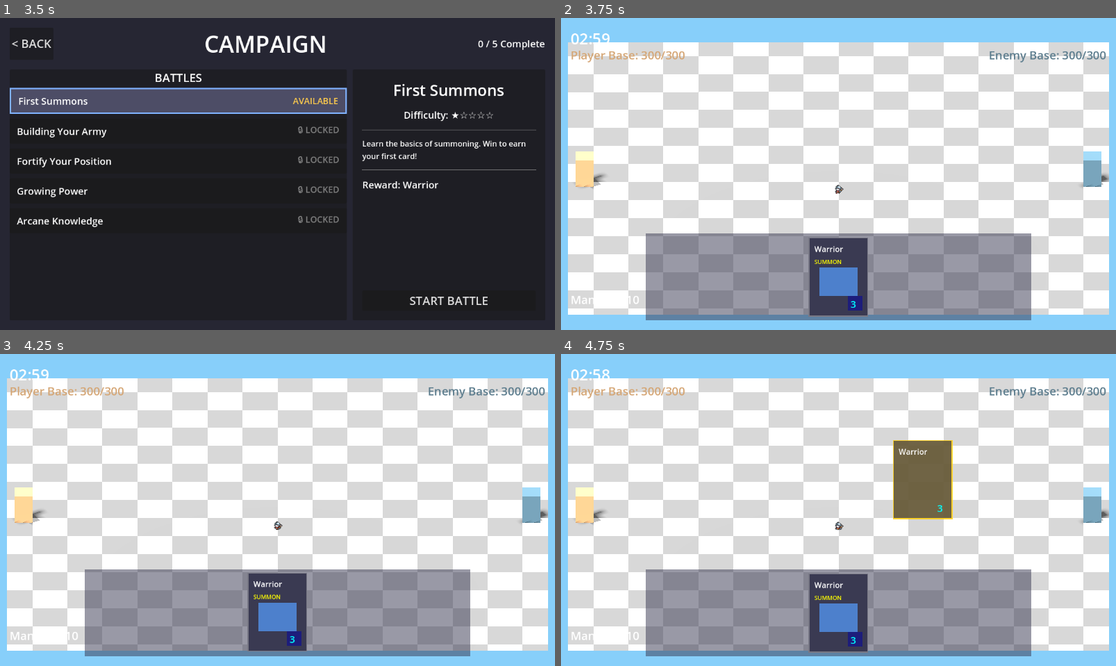
Above: before the commit, frames 1-4 (two rows, left to right).
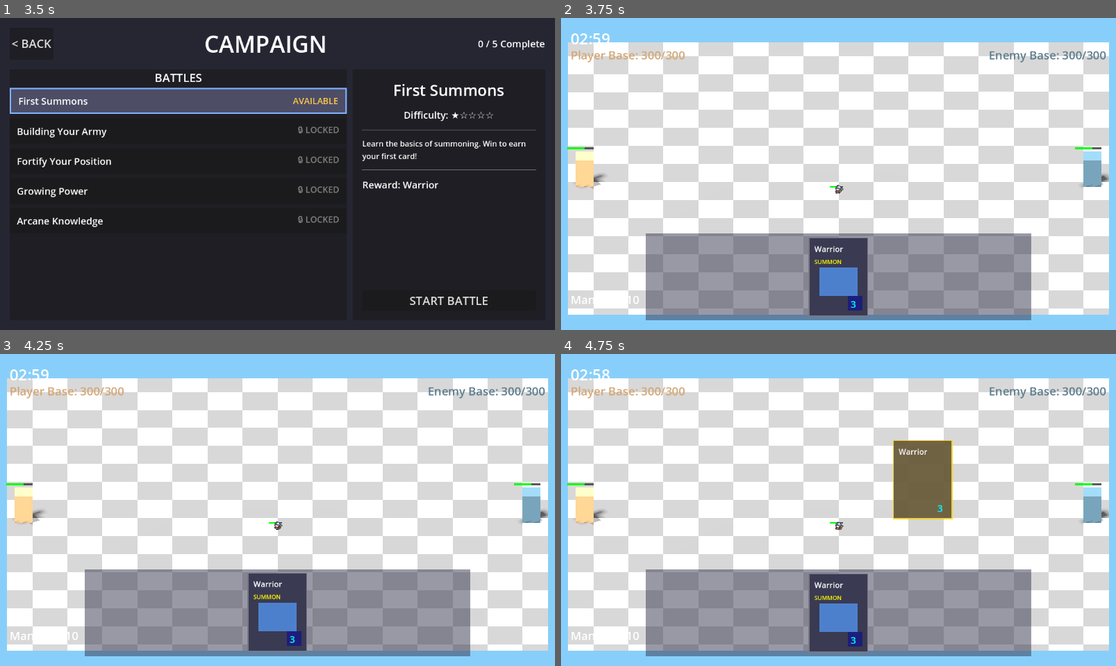
Above: after the commit, the same moments.

Repository: amari-charles/project-summoner
Game: Godot game, scene res://scenes/ui/main_menu.tscn
The game is run twice, just before and just after one commit, with the same random seed, the same clock (stepped at 60 frames per second) and the same inputs.
Inputs (mouse positions are in pixels of both pictures, inside the frame that each line leads up to):
- Up to frame 1 (3.5 s): click "PLAY" at 0.5 s; click "SELECT" at 1.25 s; click "CHOOSE WARRIOR" at 2 s; click (177, 99) at 2.75 s
- Up to frame 2 (3.75 s): click "START BATTLE" at 3.5 s
- Up to frame 3 (4.25 s): no input
- Up to frame 4 (4.75 s): tap Enter at 4.25 s; drag from (838, 612) to (894, 441) at 4.27 s

Frame 1 is identical in both runs. In frame 2, less than 0.1% of the frame differs, in the area x 1-98%, y 41-55%; in frame 3, less than 0.1%; in frame 4, less than 0.1%.
Error before the commit: Parse Error: Identifier "background_mesh" not declared in the current scope. (res://scripts/ui/floating_hp_bar.gd:110)

Commit message:
Remove obsolete _create_visuals() function
The old QuadMesh-based _create_visuals() function was causing parser
errors due to references to removed background_mesh and bar_mesh vars.
Removed entirely since we now use Sprite3D in _create_sprite_visuals().

🤖 Generated with [Claude Code](https://claude.com/claude-code)

Co-Authored-By: Claude <noreply@anthropic.com>

Diff:
--- a/scripts/ui/floating_hp_bar.gd
+++ b/scripts/ui/floating_hp_bar.gd
@@ -104,39 +104,6 @@
 	var image = Image.create(width, height, false, Image.FORMAT_RGBA8)
 	image.fill(color)
 	return ImageTexture.create_from_image(image)
-
-func _create_visuals() -> void:
-	# Create background bar
-	background_mesh = MeshInstance3D.new()
-	var bg_quad = QuadMesh.new()
-	bg_quad.size = Vector2(bar_width, bar_height)
-	background_mesh.mesh = bg_quad
-
-	var bg_material = StandardMaterial3D.new()
-	bg_material.albedo_color = background_color
-	bg_material.shading_mode = BaseMaterial3D.SHADING_MODE_UNSHADED
-	bg_material.transparency = BaseMaterial3D.TRANSPARENCY_ALPHA
-	bg_material.no_depth_test = true
-	background_mesh.material_override = bg_material
-
-	add_child(background_mesh)
-
-	# Create health bar (foreground)
-	bar_mesh = MeshInstance3D.new()
-	var bar_quad = QuadMesh.new()
-	bar_quad.size = Vector2(bar_width, bar_height)
-	bar_mesh.mesh = bar_quad
-
-	var bar_material = StandardMaterial3D.new()
-	bar_material.albedo_color = color_full
-	bar_material.shading_mode = BaseMaterial3D.SHADING_MODE_UNSHADED
-	bar_material.transparency = BaseMaterial3D.TRANSPARENCY_ALPHA
-	bar_material.no_depth_test = true
-	bar_mesh.material_override = bar_material
-
-	# Offset slightly forward to prevent z-fighting
-	bar_mesh.position = Vector3(0, 0, -0.01)
-	add_child(bar_mesh)
 
 func _find_camera() -> void:
 	# Find main camera in scene
